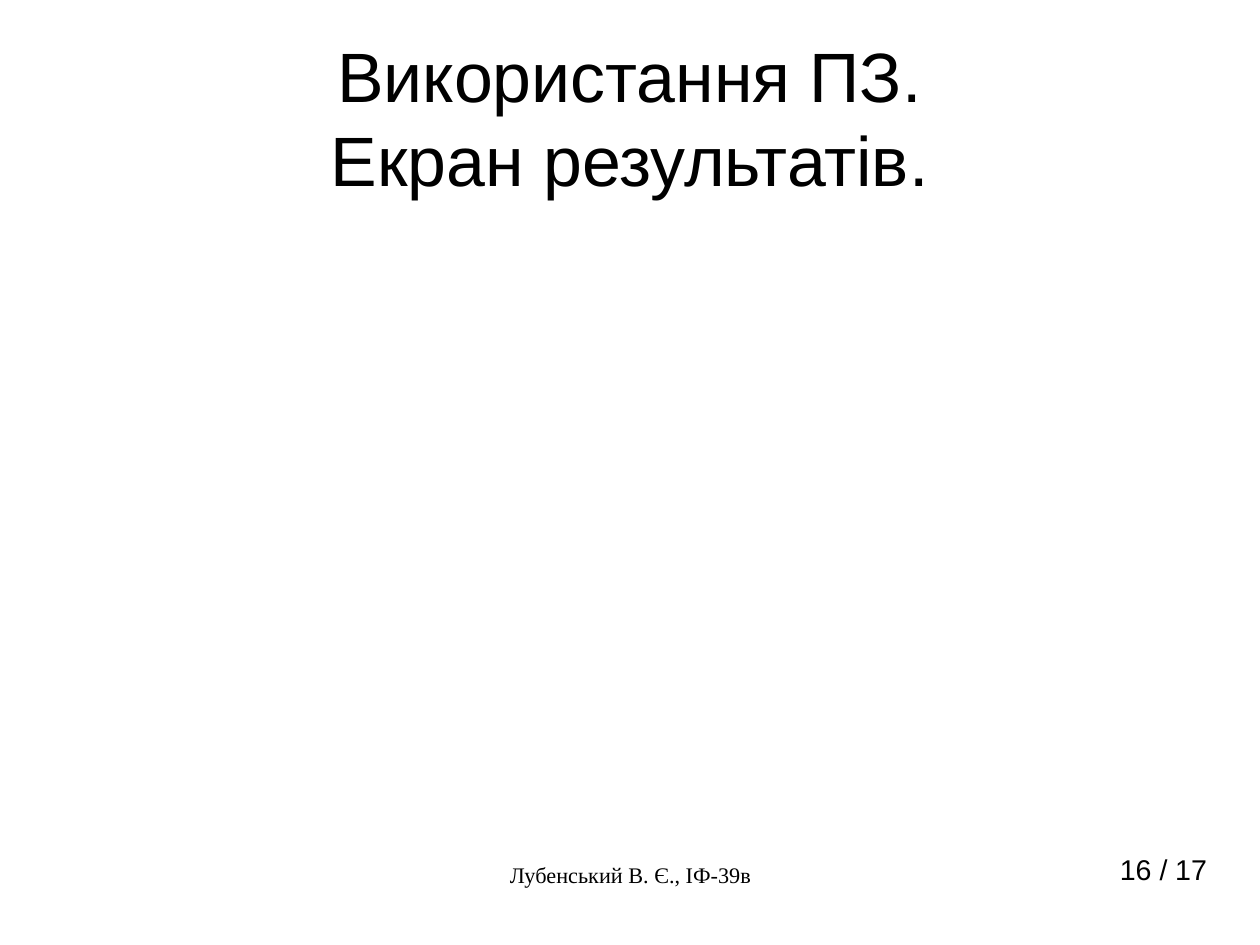
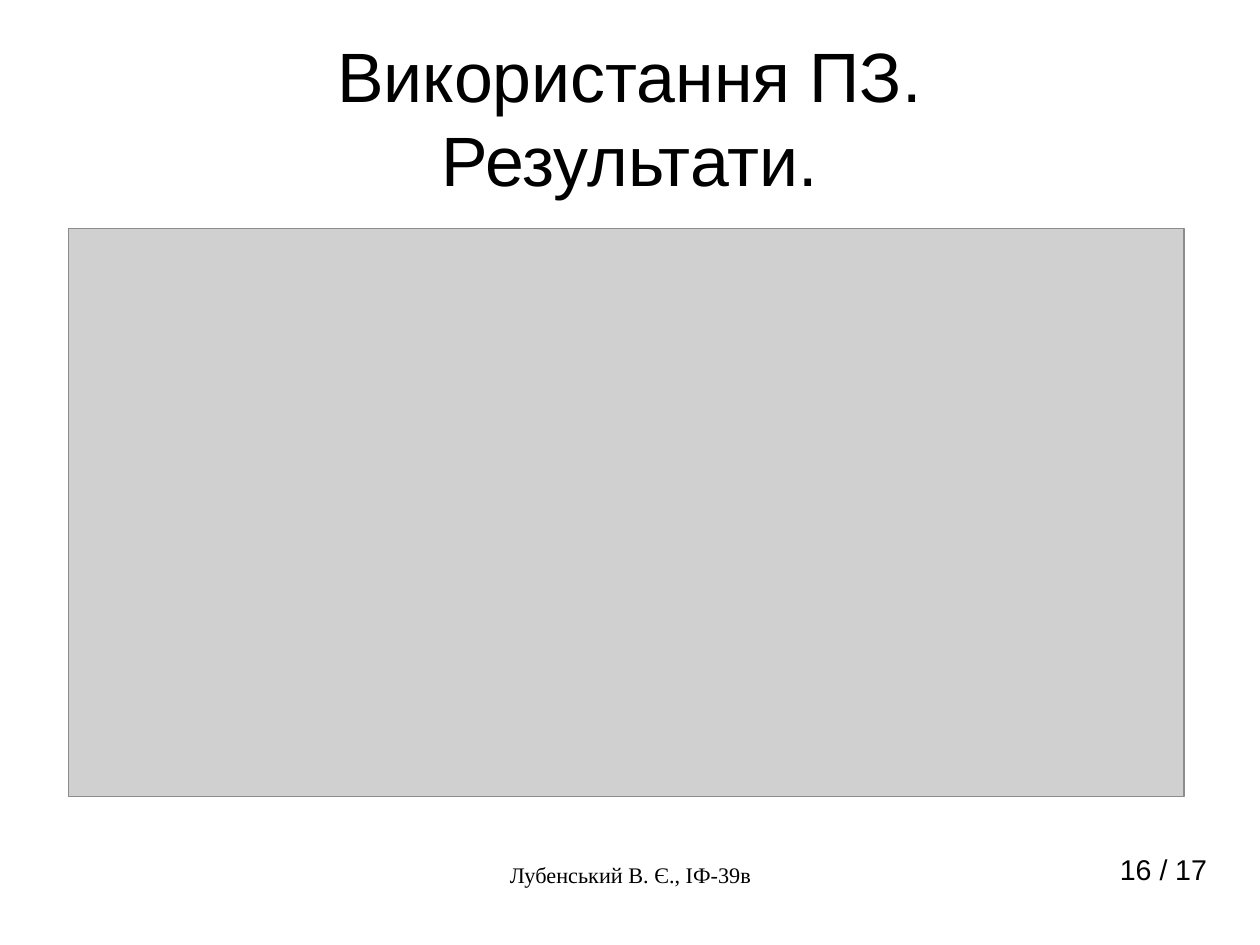
Before and after one commit to Bhanditz/LaTeX-STVUZ-KhPI, a slide deck: slide 16 of lubenskiy.odp. Drawn at 1260x945 pixels with LibreOffice and Linux fonts; fonts in the diff are those of the drawing; grey boxes stand for pictures. Boxes give left, top, right and bottom in pixels: in the first picture for what was removed or moved away, otherwise in the second. Text is boxed around its words. In the diff, an @@ line names an element or a change of style, - is before the commit and + after.

```diff
--- a/lubenskiy.odp
+++ b/lubenskiy.odp
@@ title at [337, 53, 922, 199]: text changed @@
-Використання ПЗ.
-Екран результатів.
+Використання ПЗ.
+Результати.
@@ picture added at [69, 229, 1185, 797] @@
```
Also in this commit, not shown: 4 other slides changed, 7 other files.
